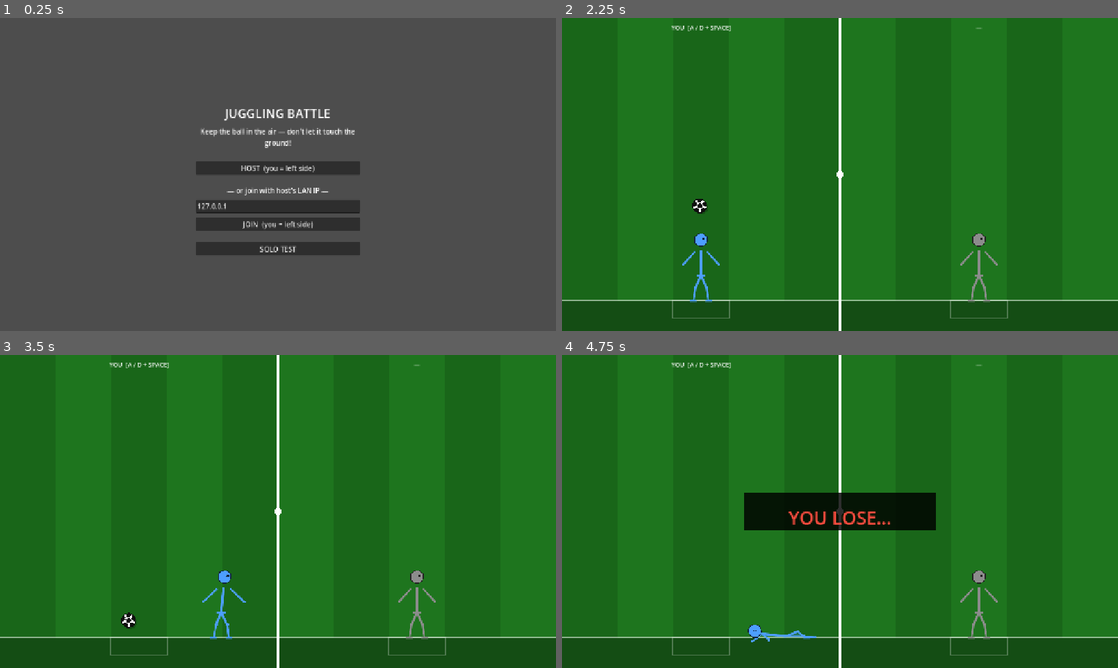
Above: before the commit, frames 1-4 (two rows, left to right).
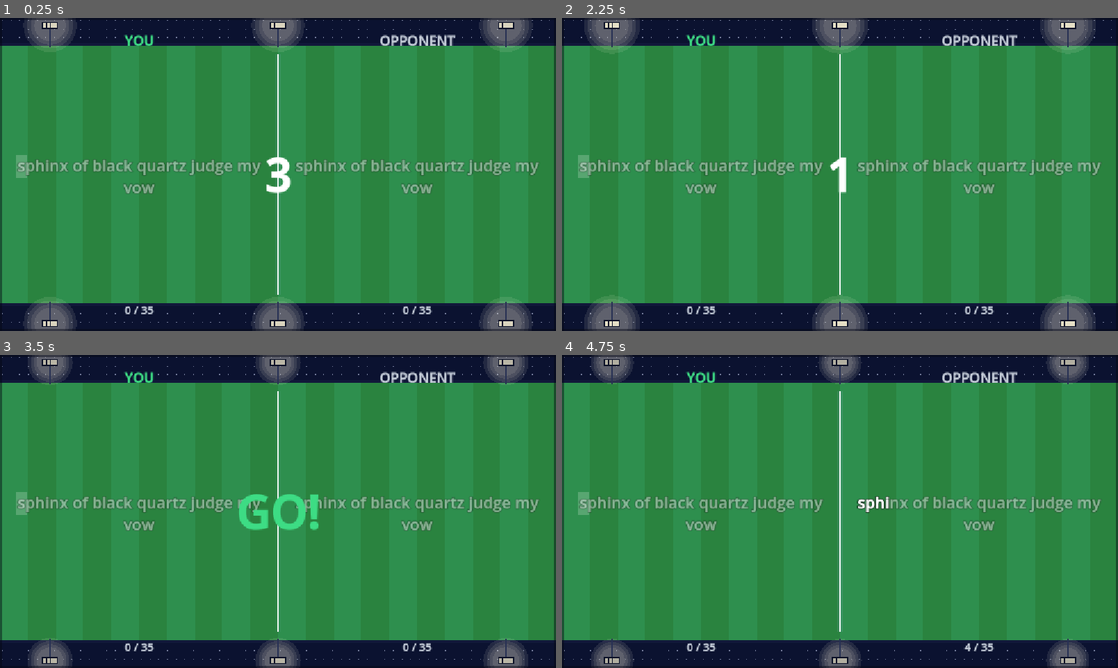
Above: after the commit, the same moments.

Repository: lukalklikadze/fighting-game
Game: Godot game, scene res://minigames/typeracer/scenes/Typeracer.tscn
Two runs of this game, one before a commit and one after it. Both use one fixed random seed, a clock stepped at 60 frames per second and the inputs below. Before the commit the project starts from res://minigames/juggling/scenes/Juggling.tscn.
Inputs (mouse positions are in pixels of both pictures, inside the frame that each line leads up to):
- Up to frame 1 (0.25 s): no input
- Up to frame 2 (2.25 s): click (840, 168) at 0.5 s, where only the run before the commit has a clickable "HOST (you = left side)"; click (840, 224) at 1.25 s, where only the run before the commit has a clickable "JOIN (you = left side)"; click (840, 249) at 2 s, where only the run before the commit has a clickable "SOLO TEST"
- Up to frame 3 (3.5 s): tap Enter at 2.75 s; move the mouse to (400, 495) at 2.77 s; hold D from 2.78 s (still down); hold Enter from 2.78 s (still down); click (400, 495) at 2.92 s; tap Space at 3.02 s
- Up to frame 4 (4.75 s): move the mouse to (728, 527) at 3.52 s; release D at 3.53 s; release Enter at 3.53 s; hold A 3.53-4.28 s; tap Keypad Enter at 3.6 s; tap Space at 3.77 s; move the mouse to (895, 442) at 4.27 s; hold D from 4.28 s (still down); tap Backspace at 4.35 s

The runs differ from the first frame. In frame 1, 98% of the frame differs, in the area x 0-100%, y 0-100%; in frame 2, 100%; in frame 3, 100%; in frame 4, 100%.

Commit message:
Juggling: night stadium pitch + WINNER/LOSER banners
Replaces the flat green pitch with the same night-stadium look as the
typeracer (dark base, crowd stands, mown stripes, pulsing centre line,
floodlights with halos). WINNER/LOSER results are now shown per-side
(green/red with dark outline) matching the other minigames, replacing
the old single-banner "YOU WIN!" / "YOU LOSE…" text.

Co-Authored-By: Claude Sonnet 4.6 <noreply@anthropic.com>

Diff:
--- a/minigames/juggling/scripts/juggling.gd
+++ b/minigames/juggling/scripts/juggling.gd
@@ -68,10 +68,8 @@
 var solo      := false
 
 # ─── UI ───────────────────────────────────────────────────────────────────────
-var _menu : Control
-var _ip   : LineEdit
-var _msg  : Label
-var _font : Font
+var _font           : Font
+var _countdown_text := ""   # drawn over the pitch before game_on
 
 # ─────────────────────────────────────────────────────────────────────────────
 func _ready() -> void:
@@ -80,111 +78,22 @@
 	get_window().content_scale_aspect = Window.CONTENT_SCALE_ASPECT_KEEP
 	DisplayServer.window_set_mode(DisplayServer.WINDOW_MODE_MAXIMIZED)
 	_font = ThemeDB.fallback_font
-	_build_menu()
-
-# ══════════════════════════════════ MENU ══════════════════════════════════════
-func _build_menu() -> void:
-	_menu = Control.new()
-	_menu.set_anchors_preset(Control.PRESET_FULL_RECT)
-	add_child(_menu)
-
-	var bg := ColorRect.new()
-	bg.color = Color(0.04, 0.18, 0.04)
-	bg.set_anchors_preset(Control.PRESET_FULL_RECT)
-	_menu.add_child(bg)
-
-	var vb := VBoxContainer.new()
-	vb.custom_minimum_size = Vector2(380, 0)
-	vb.position = Vector2(SW / 2.0 - 190, SH / 2.0 - 160)
-	vb.add_theme_constant_override("separation", 10)
-	_menu.add_child(vb)
-
-	var title := Label.new()
-	title.text = "JUGGLING BATTLE"
-	title.horizontal_alignment = HORIZONTAL_ALIGNMENT_CENTER
-	title.add_theme_font_size_override("font_size", 28)
-	vb.add_child(title)
-
-	var sub := Label.new()
-	sub.text = "Keep the ball in the air — don't let it touch the ground!"
-	sub.horizontal_alignment = HORIZONTAL_ALIGNMENT_CENTER
-	sub.autowrap_mode = TextServer.AUTOWRAP_WORD_SMART
-	vb.add_child(sub)
-
-	_gap(vb, 12)
-
-	var hbtn := Button.new()
-	hbtn.text = "HOST  (you = left side)"
-	hbtn.pressed.connect(_do_host)
-	vb.add_child(hbtn)
-
-	_gap(vb, 4)
-
-	var lbl := Label.new()
-	lbl.text = "— or join with host's LAN IP —"
-	lbl.horizontal_alignment = HORIZONTAL_ALIGNMENT_CENTER
-	vb.add_child(lbl)
-
-	_ip = LineEdit.new()
-	_ip.placeholder_text = "192.168.x.x"
-	_ip.text = "127.0.0.1"
-	vb.add_child(_ip)
-
-	var jbtn := Button.new()
-	jbtn.text = "JOIN  (you = left side)"
-	jbtn.pressed.connect(_do_join)
-	vb.add_child(jbtn)
-
-	_gap(vb, 6)
-
-	var sbtn := Button.new()
-	sbtn.text = "SOLO TEST"
-	sbtn.pressed.connect(_do_solo)
-	vb.add_child(sbtn)
-
-	_gap(vb, 8)
-
-	_msg = Label.new()
-	_msg.horizontal_alignment = HORIZONTAL_ALIGNMENT_CENTER
-	_msg.autowrap_mode = TextServer.AUTOWRAP_WORD_SMART
-	vb.add_child(_msg)
-
-func _gap(p: Control, h: int) -> void:
-	var s := Control.new(); s.custom_minimum_size = Vector2(0, h); p.add_child(s)
-
-# ══════════════════════════════════ NETWORK ═══════════════════════════════════
-func _do_host() -> void:
+	solo    = true
 	am_host = true
-	var enet := ENetMultiplayerPeer.new()
-	if enet.create_server(PORT, 1) != OK:
-		_msg.text = "Cannot open port %d." % PORT; return
-	multiplayer.multiplayer_peer = enet
-	multiplayer.peer_connected.connect(func(_id: int) -> void: _start(true))
-	_msg.text = "Hosting on port %d…\nWaiting for opponent." % PORT
-
-func _do_join() -> void:
-	am_host = false
-	var ip := _ip.text.strip_edges()
-	var enet := ENetMultiplayerPeer.new()
-	if enet.create_client(ip, PORT) != OK:
-		_msg.text = "Could not connect."; return
-	multiplayer.multiplayer_peer = enet
-	multiplayer.connected_to_server.connect(func() -> void: _start(true))
-	multiplayer.connection_failed.connect(func() -> void: _msg.text = "Connection failed.")
-	_msg.text = "Connecting to %s…" % ip
-
-func _do_solo() -> void:
-	solo = true; am_host = true
-	_start(false)
-
-func _start(has_opponent: bool) -> void:
+	my_ball = Vector2(HALF_W / 2.0, GROUND_Y - 160.0)
+	my_bvel = Vector2(randf_range(-80.0, 80.0), -380.0)
+	_run_countdown()
+
+func _run_countdown() -> void:
+	for n in [3, 2, 1]:
+		_countdown_text = str(n)
+		queue_redraw()
+		await get_tree().create_timer(1.0).timeout
+	_countdown_text = "GO!"
+	queue_redraw()
+	await get_tree().create_timer(0.6).timeout
+	_countdown_text = ""
 	game_on = true
-	op_alive = has_opponent
-	my_ball  = Vector2(HALF_W / 2.0, GROUND_Y - 160.0)
-	my_bvel  = Vector2(randf_range(-80.0, 80.0), -380.0)
-	if has_opponent:
-		op_ball = Vector2(HALF_W / 2.0, 180.0)
-	if is_instance_valid(_menu): _menu.queue_free(); _menu = null
 
 # ══════════════════════════════════ GAME LOOP ══════════════════════════════════
 func _process(delta: float) -> void:
@@ -262,31 +171,97 @@
 
 # ══════════════════════════════════ DRAW ══════════════════════════════════════
 func _draw() -> void:
-	if not game_on: return
 	_draw_pitch()
-	_draw_half(0.0,      my_x, my_lean, my_ball, my_kick, my_alive, true)
-	_draw_half(HALF_W,   op_x, op_lean, op_ball, op_kick, op_alive, false)
-	# Vertical divider — the centre line
-	draw_line(Vector2(HALF_W, 0), Vector2(HALF_W, SH), Color.WHITE, 3.0)
+	_draw_half(0.0,    my_x, my_lean, my_ball, my_kick, my_alive, true)
+	_draw_half(HALF_W, op_x, op_lean, op_ball, op_kick, op_alive, false)
+	if _countdown_text != "":
+		_lbl(Vector2(SW / 2.0, SH / 2.0), _countdown_text, Color.WHITE, 96)
+	elif winner != "":
+		_draw_banner()
+
+# ── Night stadium pitch (same style as typeracer) ────────────────────────────
+func _draw_pitch() -> void:
+	var t := Time.get_ticks_msec() * 0.001
+	var crowd := 68.0   # stand height top and bottom
+
+	# Stadium base
+	draw_rect(Rect2(0, 0, SW, SH), Color("#070b1f"))
+	draw_rect(Rect2(0, 0, SW, SH * 0.5), Color(0.10, 0.14, 0.31, 0.22))
+
+	# Stands
+	draw_rect(Rect2(0, 0, SW, crowd), Color("#0b1230"))
+	draw_rect(Rect2(0, SH - crowd, SW, crowd), Color("#0b1230"))
+	_draw_crowd_dots(0.0, crowd)
+	_draw_crowd_dots(SH - crowd, crowd)
+	draw_rect(Rect2(0, crowd - 6, SW, 6), Color("#11183a"))
+	draw_rect(Rect2(0, SH - crowd, SW, 6), Color("#11183a"))
+
+	# Mown grass stripes
+	var stripe_w := float(SW) / 16.0
+	var py := crowd
+	var ph := SH - 2.0 * crowd
+	var sx := 0.0
+	var si := 0
+	while sx < SW:
+		var sc := Color("#2e8f4e") if si % 2 == 0 else Color("#2a833f")
+		draw_rect(Rect2(sx, py, minf(stripe_w, SW - sx), ph), sc)
+		sx += stripe_w
+		si += 1
+
+	# Ground line
+	draw_line(Vector2(0, GROUND_Y), Vector2(SW, GROUND_Y), Color(1, 1, 1, 0.45), 2.0)
+
+	# Centre divider — pulsing glow like typeracer
+	var pulse := 0.55 + 0.45 * sin(t * 1.6)
+	var dy := py + ph * 0.03
+	var dh := ph * 0.94
+	draw_rect(Rect2(HALF_W - 7, dy, 14, dh), Color(0.6, 0.72, 1.0, 0.12 * pulse))
+	draw_rect(Rect2(HALF_W - 3, dy, 6,  dh), Color(0.8, 0.86, 1.0, 0.30 * pulse))
+	draw_rect(Rect2(HALF_W - 1.5, dy, 3, dh), Color(1, 1, 1, 0.92))
 	draw_circle(Vector2(HALF_W, SH / 2.0), 9.0, Color.WHITE)
-	if winner != "": _draw_banner()
-
-# ── Football pitch background ─────────────────────────────────────────────────
-func _draw_pitch() -> void:
-	# Alternating green stripes across full width
-	var sw := float(SW) / 10.0
-	for i in range(10):
-		var c := Color(0.10, 0.40, 0.10) if i % 2 == 0 else Color(0.12, 0.46, 0.12)
-		draw_rect(Rect2(i * sw, 0, sw, GROUND_Y), c)
-	# Grass strip at bottom
-	draw_rect(Rect2(0, GROUND_Y, SW, GRASS_H), Color(0.08, 0.30, 0.08))
-	# Ground line
-	draw_line(Vector2(0, GROUND_Y), Vector2(SW, GROUND_Y), Color(1, 1, 1, 0.5), 2.0)
-	# Goal areas at base of each half
-	var gw := 130.0;  var gh := 40.0
-	for ox in [0.0, float(HALF_W)]:
-		draw_rect(Rect2(ox + HALF_W / 2.0 - gw / 2.0, GROUND_Y, gw, gh),
-				  Color(1, 1, 1, 0.25), false)
+
+	# Floodlights
+	for fx: float in [0.09, 0.5, 0.91]:
+		_draw_floodlight(SW * fx, t, true)
+		_draw_floodlight(SW * fx, t, false)
+
+	# Edge vignette
+	var vig := Color(0.016, 0.027, 0.07, 0.45)
+	draw_rect(Rect2(0, 0, SW, 4), vig)
+	draw_rect(Rect2(0, SH - 4, SW, 4), vig)
+	draw_rect(Rect2(0, 0, 4, SH), vig)
+	draw_rect(Rect2(SW - 4, 0, 4, SH), vig)
+
+
+func _draw_crowd_dots(top: float, band_h: float) -> void:
+	var step := 18.0
+	var y := top + 5.0
+	while y < top + band_h - 3.0:
+		var x := 5.0
+		while x < SW:
+			draw_circle(Vector2(x, y), 1.0, Color(0.84, 0.88, 1.0, 0.5))
+			x += step
+		y += step
+
+
+func _draw_floodlight(x: float, t: float, top: bool) -> void:
+	var bank_w := 34.0
+	var bank_h := 15.0
+	var pole_h := 38.0
+	var bank_y := 8.0 if top else SH - 8.0 - bank_h
+	var pole_y := bank_y + bank_h if top else bank_y - pole_h
+	var center := Vector2(x, bank_y + bank_h * 0.5)
+	var glow   := 0.85 + 0.15 * sin(t * 1.1)
+	for k in range(4):
+		draw_circle(center, 62.0 * glow * (1.0 - float(k) / 4.0 * 0.55),
+				Color(1.0, 0.97, 0.88, 0.10))
+	draw_rect(Rect2(x - 2.0, pole_y, 4.0, pole_h), Color("#283154"))
+	draw_rect(Rect2(x - bank_w * 0.5, bank_y, bank_w, bank_h), Color("#0c1228"))
+	var face := Rect2(x - bank_w * 0.5 + 2.0, bank_y + 2.0, bank_w - 4.0, bank_h - 4.0)
+	draw_rect(face, Color(1.0, 0.97, 0.85, 0.95 * glow))
+	for k in range(1, 4):
+		var lx := face.position.x + face.size.x * float(k) / 4.0
+		draw_rect(Rect2(lx, face.position.y, 1.0, face.size.y), Color("#0c1228"))
 
 # ── One player's half ─────────────────────────────────────────────────────────
 func _draw_half(ox: float, fig_x: float, lean: float, ball: Vector2,
@@ -466,11 +441,33 @@
 
 # ── HUD ───────────────────────────────────────────────────────────────────────
 func _draw_banner() -> void:
-	var win := winner == "you"
-	var text := "YOU WIN!" if win else "YOU LOSE…"
-	var col  := Color(0.25, 1.0, 0.3) if win else Color(1.0, 0.3, 0.25)
-	draw_rect(Rect2(SW / 2.0 - 220, SH / 2.0 - 44, 440, 88), Color(0, 0, 0, 0.82))
-	_lbl(Vector2(SW / 2.0, SH / 2.0 + 10.0), text, col, 42)
+	var you_win  := winner == "you"
+	var you_text := "WINNER" if you_win else "LOSER"
+	var opp_text := "LOSER"  if you_win else "WINNER"
+	var you_col  := Color("#3ddc84") if you_win else Color("#ff5555")
+	var opp_col  := Color("#ff5555") if you_win else Color("#3ddc84")
+	var fs  := 80
+	var bw  := 370.0
+	var bh  := 104.0
+	var lc  := Vector2(float(HALF_W) * 0.5, float(SH) * 0.5)
+	var rc  := Vector2(float(HALF_W) * 1.5, float(SH) * 0.5)
+	draw_rect(Rect2(lc.x - bw * 0.5, lc.y - bh * 0.5, bw, bh), Color(0, 0, 0, 0.75))
+	_lbl_outlined(lc, you_text, you_col, fs)
+	draw_rect(Rect2(rc.x - bw * 0.5, rc.y - bh * 0.5, bw, bh), Color(0, 0, 0, 0.75))
+	_lbl_outlined(rc, opp_text, opp_col, fs)
+
+
+func _lbl_outlined(centre: Vector2, text: String, col: Color, fs: int) -> void:
+	var sz  := _font.get_string_size(text, HORIZONTAL_ALIGNMENT_LEFT, -1, fs)
+	var pos := centre + Vector2(-sz.x * 0.5, sz.y * 0.35)
+	var dark := Color(0.0, 0.0, 0.0, 0.85)
+	for dx: int in [-2, 0, 2]:
+		for dy: int in [-2, 0, 2]:
+			if dx == 0 and dy == 0: continue
+			draw_string(_font, pos + Vector2(float(dx), float(dy)), text,
+					HORIZONTAL_ALIGNMENT_LEFT, -1, fs, dark)
+	draw_string(_font, pos, text, HORIZONTAL_ALIGNMENT_LEFT, -1, fs, col)
+
 
 func _lbl(centre: Vector2, text: String, col: Color, fs: int) -> void:
 	var sz := _font.get_string_size(text, HORIZONTAL_ALIGNMENT_LEFT, -1, fs)
--- a/project.godot
+++ b/project.godot
@@ -16,12 +16,11 @@
 
 config/name="2D Fighting Game"
 config/tags=PackedStringArray("multiplayer", "fighting", "2d")
-run/main_scene="res://minigames/juggling/scenes/Juggling.tscn"
+run/main_scene="res://minigames/typeracer/scenes/Typeracer.tscn"
 config/features=PackedStringArray("4.6", "Forward Plus")
 
 [display]
 
-window/size/viewport_width=1280
-window/size/viewport_height=720
-window/size/mode=2
+window/size/mode=3
 window/stretch/mode="canvas_items"
+window/stretch/aspect="expand"
